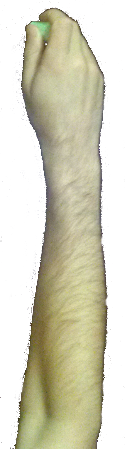
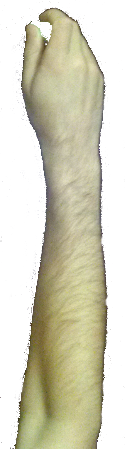
The second w=125, h=449 image is a revision of the first. Changes to its layers:
painted on "Pasted Layer" over [31, 21, 52, 42]
